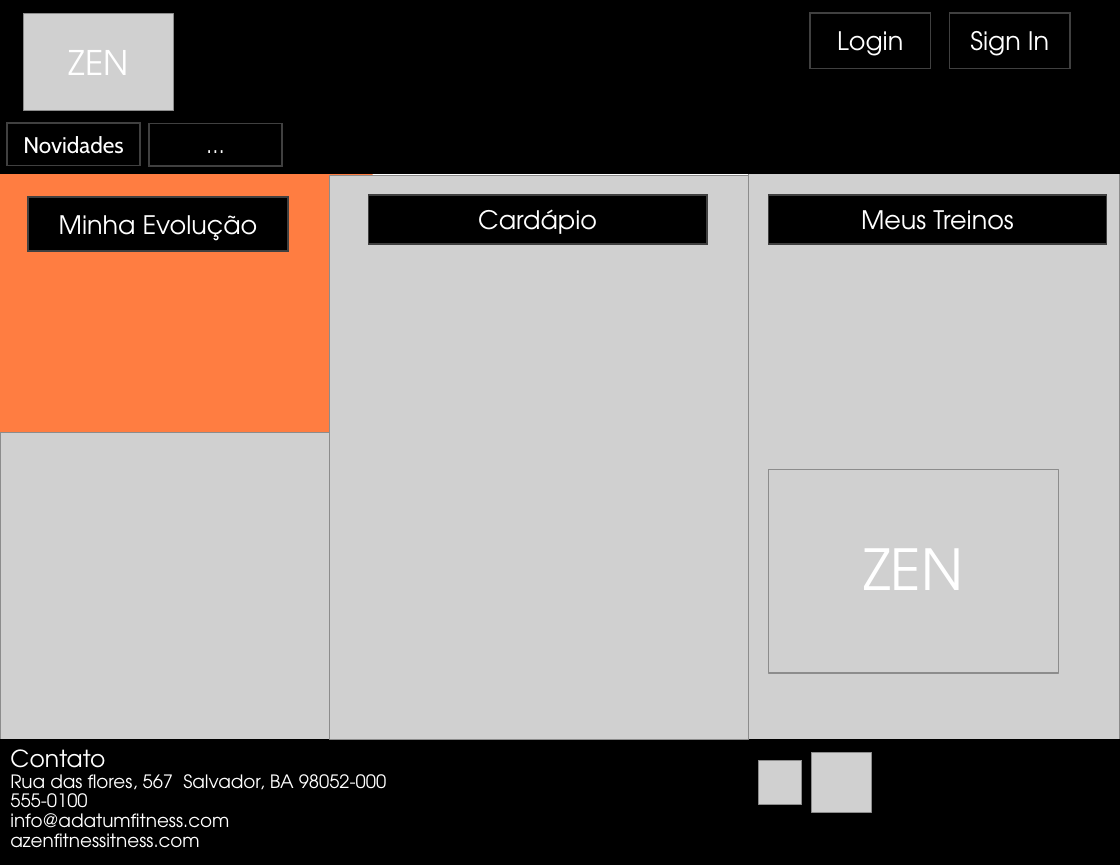
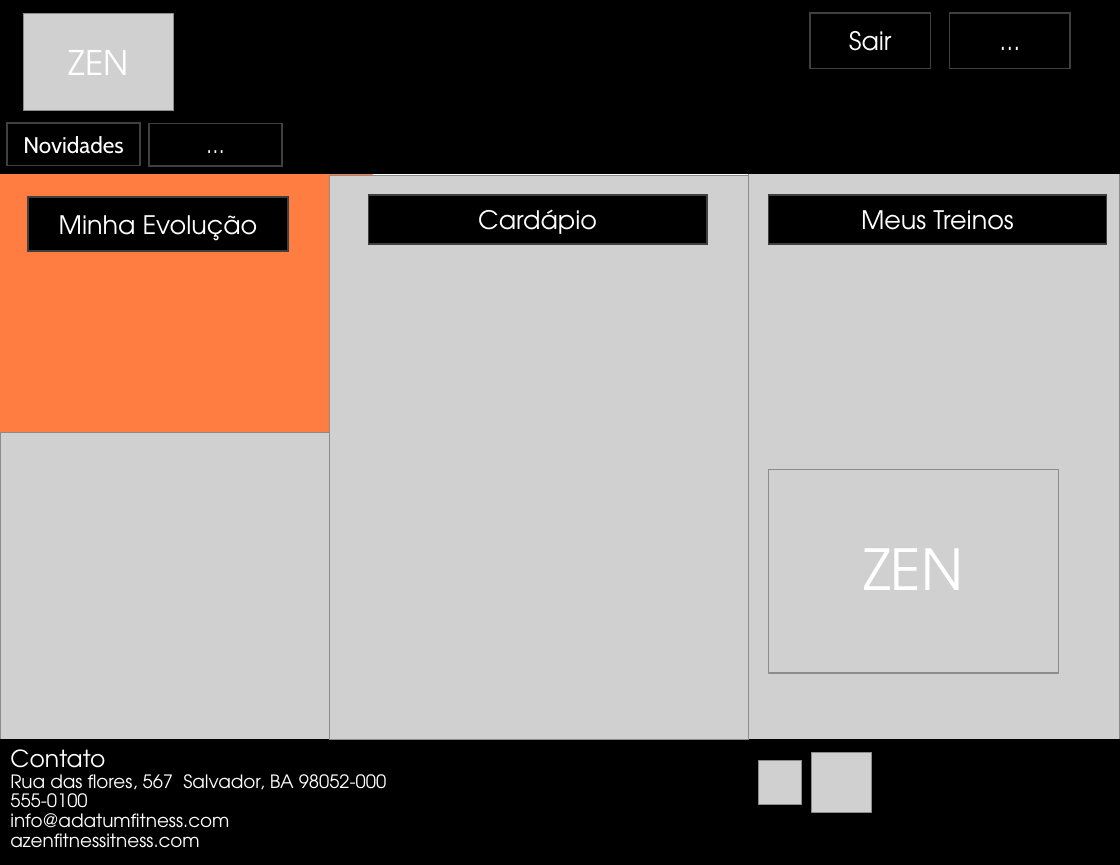
Before and after one commit to VivianePires/TechFit-Analise, a slide deck: slide 3 of Entrevista/user-xp-simulator.pptx. Drawn at 1120x865 pixels with LibreOffice and Linux fonts; fonts in the diff are those of the drawing; grey boxes stand for pictures. Boxes give left, top, right and bottom in pixels: in the first picture for what was removed or moved away, otherwise in the second. Text is boxed around its words. In the diff, an @@ line names an element or a change of style, - is before the commit and + after.

```diff
--- a/Entrevista/user-xp-simulator.pptx
+++ b/Entrevista/user-xp-simulator.pptx
@@ text in rectangle at <box>849,31,892,51</box>: text changed @@
-Login
+Sair
@@ text in rectangle at <box>970,31,1049,56</box>: text changed @@
-Sign In
+...
```
Also in this commit, not shown: 1 other slide changed, 3 slides added.
